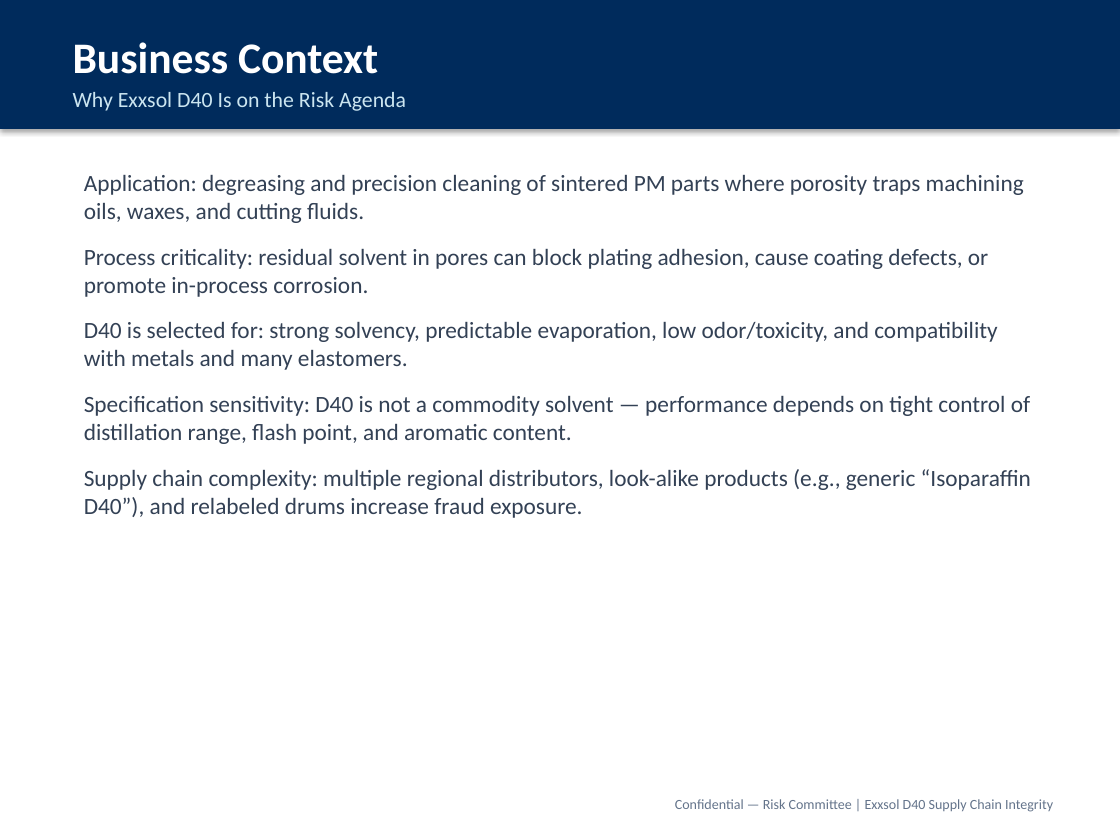
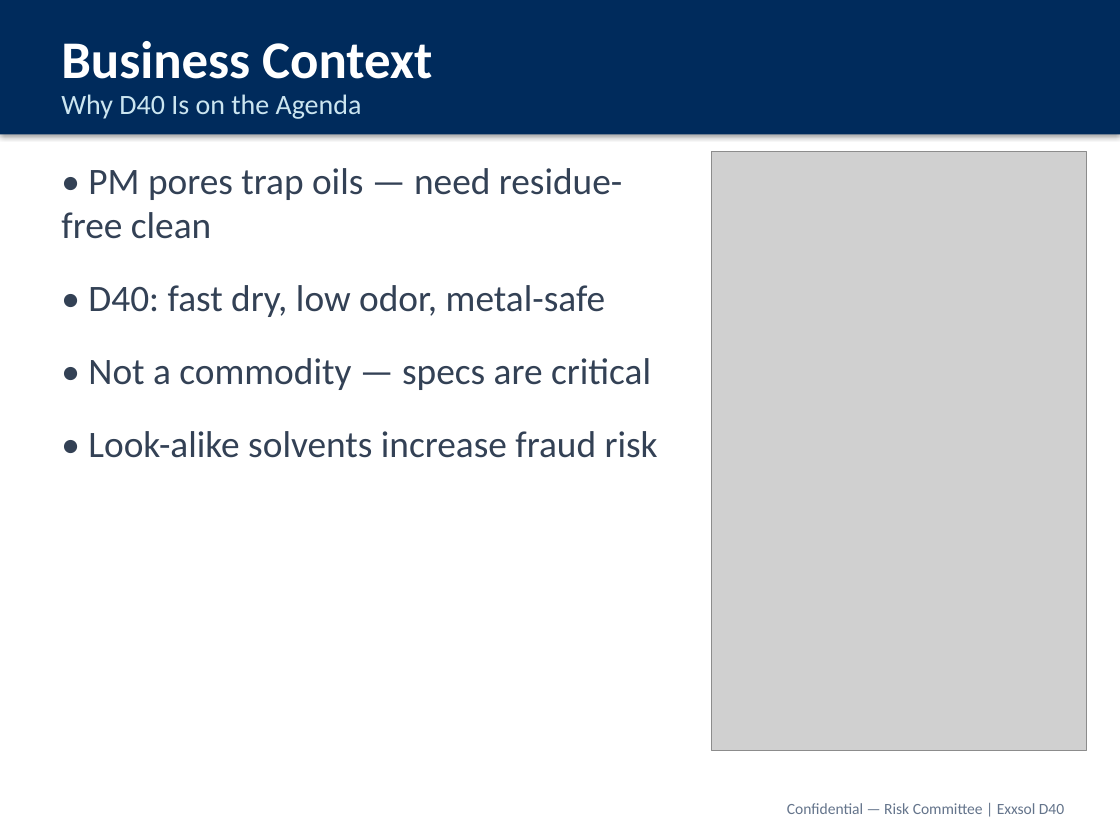
Before and after one commit to rockyforever8-sys/Machine-Learning-Project, a slide deck: slide 4 of presentations/Exxsol_D40_Supply_Chain_Risk_Committee.pptx. Drawn at 1120x840 pixels with LibreOffice and Linux fonts; fonts in the diff are those of the drawing; grey boxes stand for pictures. Boxes give left, top, right and bottom in pixels: in the first picture for what was removed or moved away, otherwise in the second. Text is boxed around its words. In the diff, an @@ line names an element or a change of style, - is before the commit and + after.

```diff
--- a/presentations/Exxsol_D40_Supply_Chain_Risk_Committee.pptx
+++ b/presentations/Exxsol_D40_Supply_Chain_Risk_Committee.pptx
@@ rectangle: place and size @@
-rectangle at <box>0,0,1120,129</box>
+rectangle at <box>0,0,1120,134</box>
@@ text "Business Context": place and size @@
-text "Business Context" at <box>73,42,378,74</box>
+text "Business Context" at <box>61,41,432,79</box>
@@ text "Business Context" at <box>61,41,432,79</box>: size 28 to 34 pt @@
@@ text at <box>61,94,362,119</box>: text changed; size 14 to 18 pt @@
-Why Exxsol D40 Is on the Risk Agenda
+Why D40 Is on the Agenda
@@ text added at <box>61,168,658,458</box>, 24 pt, text #334155 @@
+• PM pores trap oils — need residue-free clean
+• D40: fast dry, low odor, metal-safe
+• Not a commodity — specs are critical
+• Look-alike solvents increase fraud risk
@@ text removed at <box>84,175,1031,518</box> @@
-Application: degreasing and precision cleaning of sintered PM parts where porosity traps machining oils, waxes, and cutting fluids.
-Process criticality: residual solvent in pores can block plating adhesion, cause coating defects, or promote in-process corrosion.
-D40 is selected for: strong solvency, predictable evaporation, low odor/toxicity, and compatibility with metals and many elastomers.
-Specification sensitivity: D40 is not a commodity solvent — performance depends on tight control of distillation range, flash point, and aromatic content.
-Supply chain complexity: multiple regional distributors, look-alike products (e.g., generic “Isoparaffin D40”), and relabeled drums increase fraud exposure.
@@ picture added at <box>711,151,1086,750</box> @@
@@ text at <box>787,803,1064,814</box>: text changed; size 9 to 10 pt @@
-Confidential — Risk Committee | Exxsol D40 Supply Chain Integrity
+Confidential — Risk Committee | Exxsol D40
```
Also in this commit, not shown: 16 other slides changed, 2 slides added, 2 slides removed, 21 other files.
